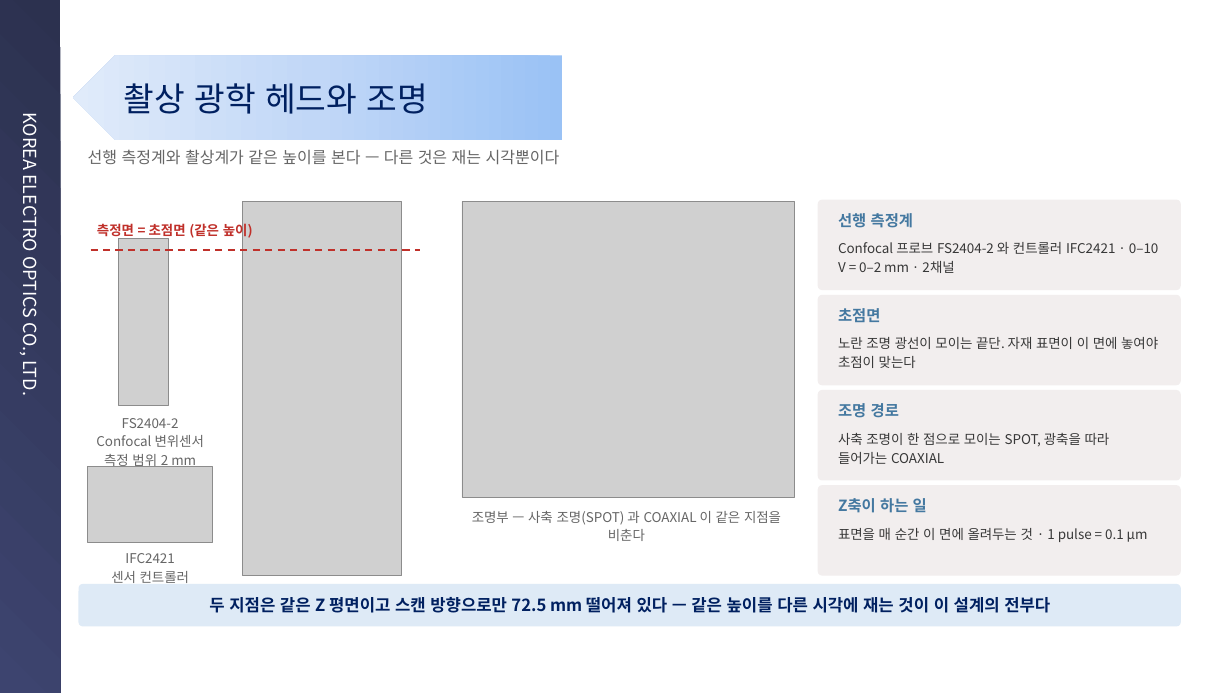
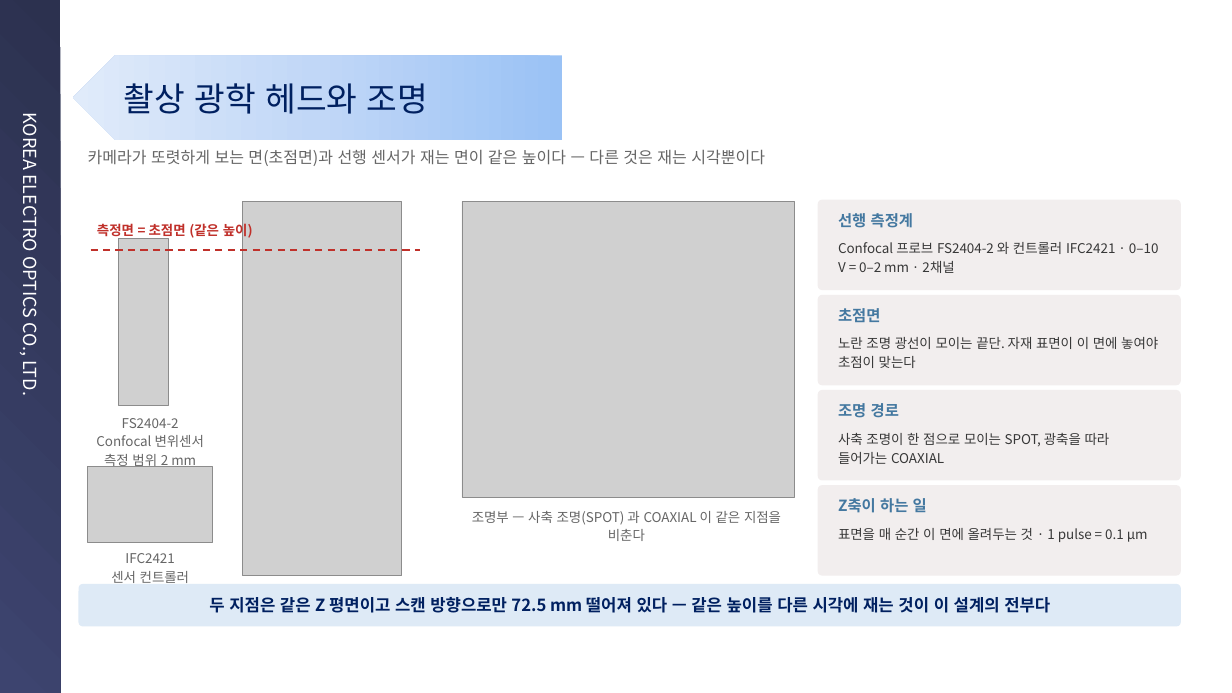
Before and after one commit to kyeongsunyu/SEQApp, a slide deck: slide 9 of Documents/기술경진대회/연구소기술경진대회_민수개발팀 유경선, 이기성, 최중건_피드포워드 오토포커스_260901.pptx (slide 6 before the commit). Drawn at 1232x693 pixels with LibreOffice and Linux fonts; fonts in the diff are those of the drawing; grey boxes stand for pictures; background and template pictures are left out. Boxes give left, top, right and bottom in pixels: in the first picture for what was removed or moved away, otherwise in the second. Text is boxed around its words. In the diff, an @@ line names an element or a change of style, - is before the commit and + after.

```diff
--- a/Documents/기술경진대회/연구소기술경진대회_민수개발팀 유경선, 이기성, 최중건_피드포워드 오토포커스_260901.pptx
+++ b/Documents/기술경진대회/연구소기술경진대회_민수개발팀 유경선, 이기성, 최중건_피드포워드 오토포커스_260901.pptx
@@ text at bbox=[88, 149, 765, 166]: text changed @@
-선행 측정계와 촬상계가 같은 높이를 본다 — 다른 것은 재는 시각뿐이다
+카메라가 또렷하게 보는 면(초점면)과 선행 센서가 재는 면이 같은 높이다 — 다른 것은 재는 시각뿐이다
```
Also in this commit, not shown: 2 other slides changed, 3 slides added, 3 other files.
